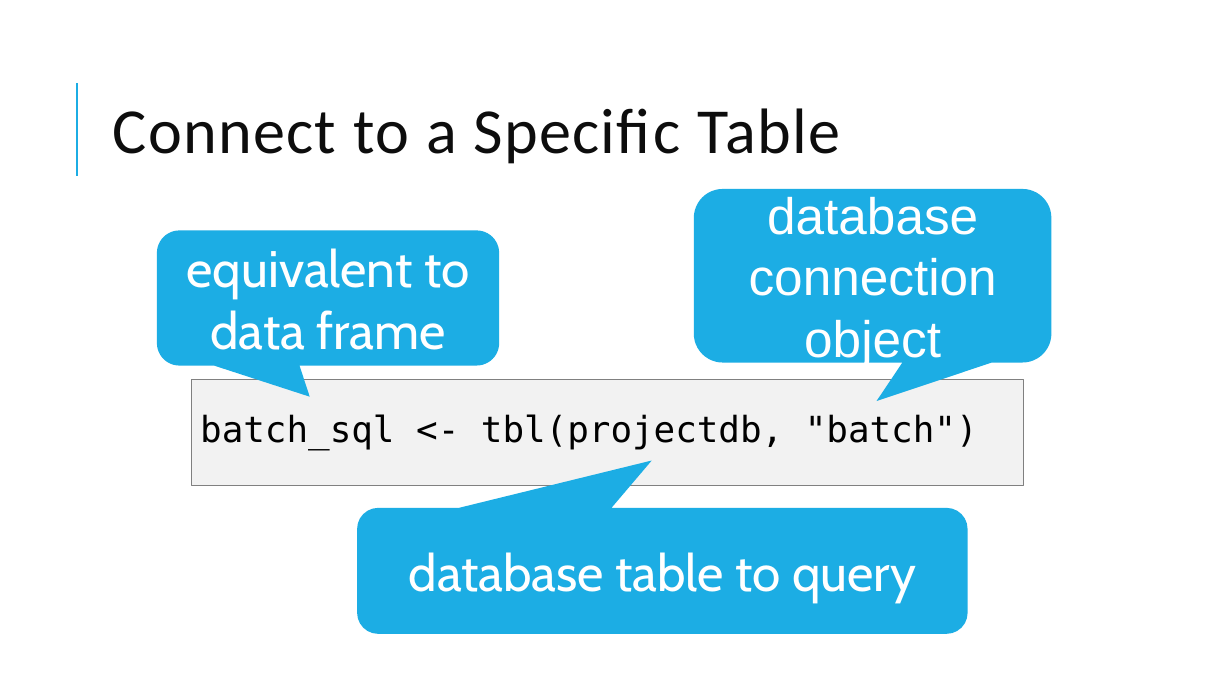
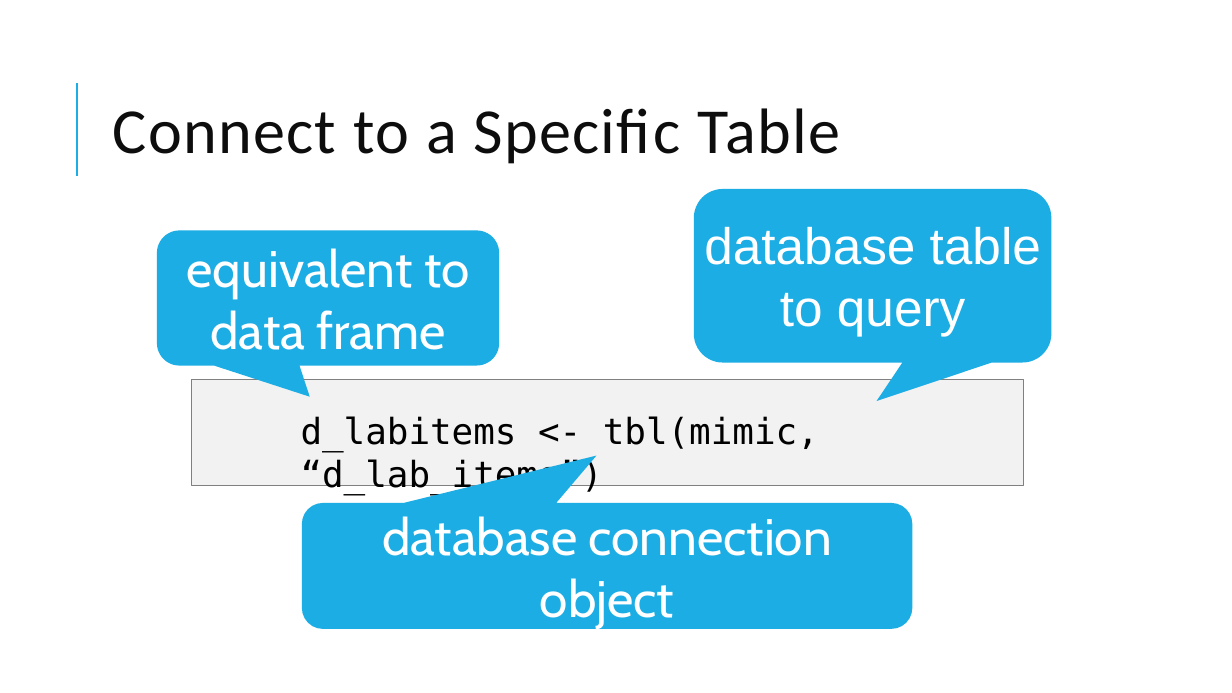
Before and after one commit to amromeo/api_r_int_db_24, a slide deck: slide 17 of presentations/02 - Databases with R.pptx (slide 14 before the commit). Drawn at 1232x693 pixels with LibreOffice and Linux fonts; fonts in the diff are those of the drawing. Boxes give left, top, right and bottom in pixels: in the first picture for what was removed or moved away, otherwise in the second. Text is boxed around its words. In the diff, an @@ line names an element or a change of style, - is before the commit and + after.

```diff
--- a/presentations/02 - Databases with R.pptx
+++ b/presentations/02 - Databases with R.pptx
@@ text at (704, 226, 1041, 336): text changed @@
-database connection object
+database table to query
@@ text at (301, 416, 819, 495): text changed @@
-batch_sql <- tbl(projectdb, "batch")
+d_labitems <- tbl(mimic, “d_lab_items”)
@@ rounded speech box "database connection object": place and size @@
-rounded speech box "database connection object" at (358, 508, 969, 634)
+rounded speech box "database connection object" at (302, 503, 913, 628)
@@ text in rounded speech box at (382, 516, 832, 628): text changed @@
-database table to query
+database connection object
```
Also in this commit, not shown: 10 other slides changed, 11 slides added, 3 slides removed, 1 other file.
